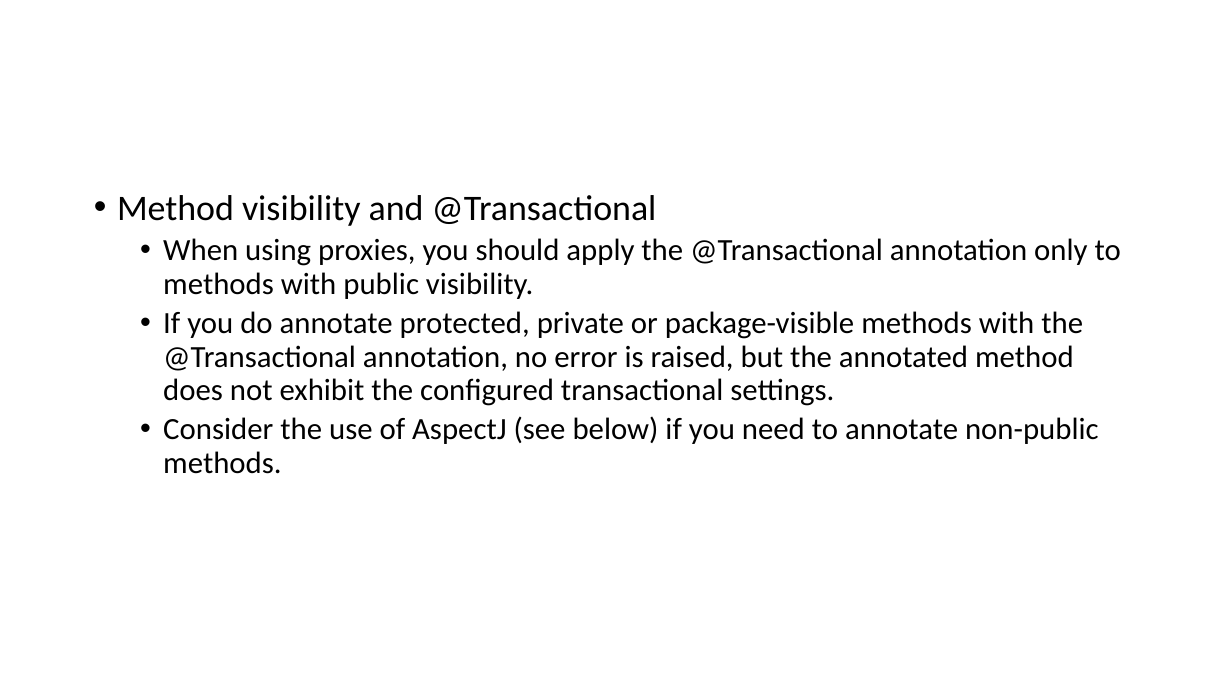
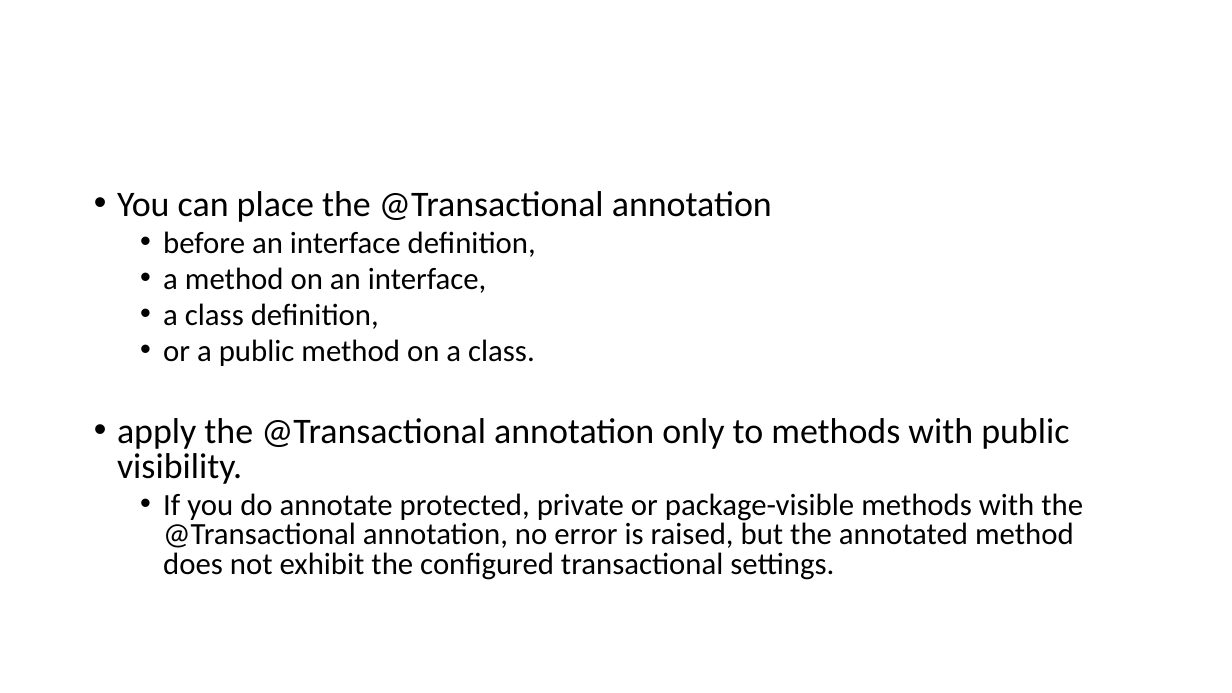
Before and after one commit to lawren43/mytest-repo, a slide deck: slide 15 of test-springmvc/doc/3.JPA+Spring.pptx (slide 21 before the commit). Drawn at 1232x693 pixels with LibreOffice and Linux fonts; fonts in the diff are those of the drawing. Boxes give left, top, right and bottom in pixels: in the first picture for what was removed or moved away, otherwise in the second. Text is boxed around its words. In the diff, an @@ line names an element or a change of style, - is before the commit and + after.

```diff
--- a/test-springmvc/doc/3.JPA+Spring.pptx
+++ b/test-springmvc/doc/3.JPA+Spring.pptx
@@ text at <box>117,191,1069,484</box>: text changed; size 24 to 28 pt @@
-• Method visibility and @Transactional
-  • When using proxies, you should apply the @Transactional annotation only to methods with public visibility.
+• You can place the @Transactional annotation
+  • before an interface definition,
+  • a method on an interface,
+  • a class definition,
+  • or a public method on a class.
+• apply the @Transactional annotation only to methods with public visibility.
@@ text at <box>163,416,1099,474</box>: paragraph removed @@
-  • Consider the use of AspectJ (see below) if you need to annotate non-public methods.
@@ text at <box>163,493,1083,580</box>: line spacing 0.9 to 0.8 @@
```
Also in this commit, not shown: 20 other slides changed, 3 slides added, 9 slides removed.
